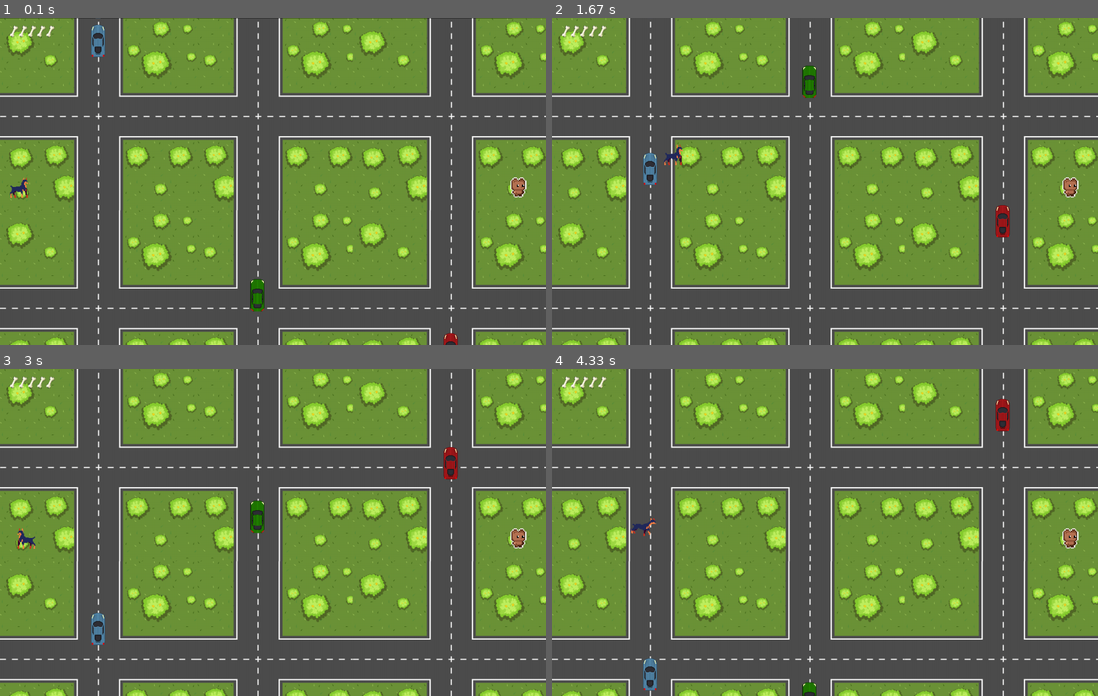
Above: before the commit, frames 1-4 (two rows, left to right).
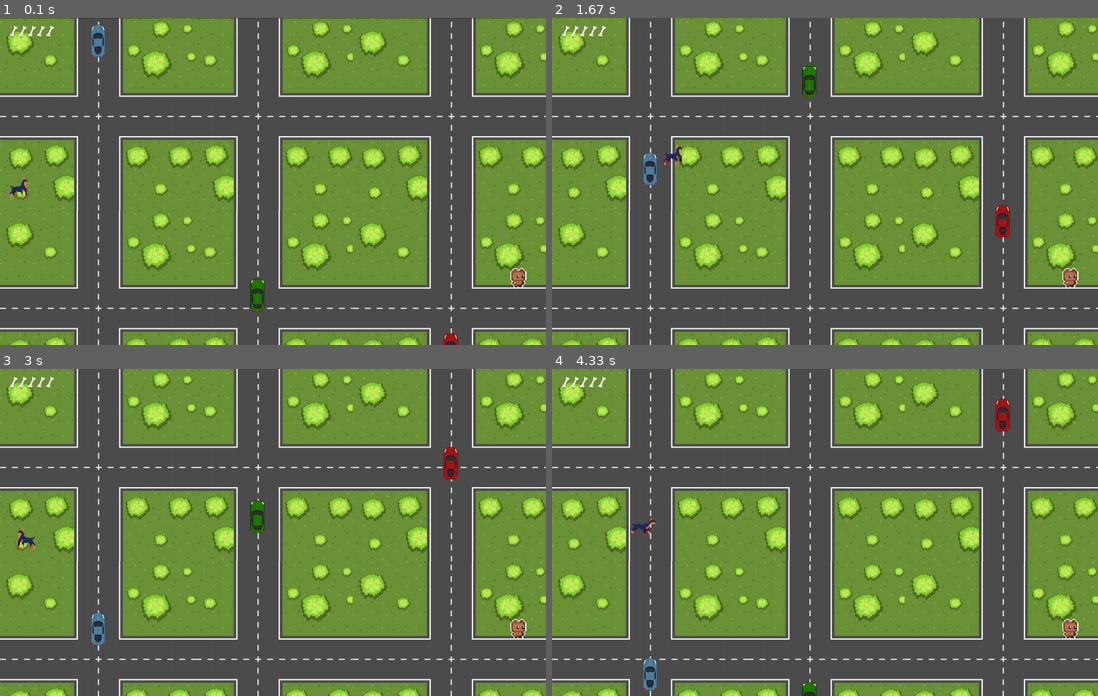
Above: after the commit, the same moments.

Repository: baby-sal/dogtective
Game: pygame game, started from user_interface/game.py
The game is run twice, just before and just after one commit, with the same random seed, the same clock (stepped at 60 frames per second) and the same inputs.
Inputs:
- Up to frame 1 (0.1 s): no input
- Up to frame 2 (1.67 s): hold Right 0.33-0.8 s; hold Up 0.83-1.13 s; hold Right 1.17-1.63 s
- Up to frame 3 (3 s): hold Left 1.67-2.2 s; tap B at 1.82 s; hold Down 2.23-2.53 s; hold Left 2.57-2.97 s
- Up to frame 4 (4.33 s): hold Up 3-3.37 s; tap B at 3.15 s; hold Right 3.4-4.03 s; hold Down from 4.07 s (still down)

The runs differ from the first frame. In frame 1, 0.3% of the frame differs, in the area x 93-97%, y 48-83%; in frame 2, 0.3%; in frame 3, 0.3%; in frame 4, 0.3%.

Commit message:
game.py toy moved which forces user to move up/down. minor changes to environmental.py

Diff:
--- a/logic/components/environmental.py
+++ b/logic/components/environmental.py
@@ -7,6 +7,7 @@
         super().__init__()
         width = image.get_width()
         height = image.get_height()
+        self.name = name
         self.image = pygame.transform.scale(image, (int(width * scale), int(height * scale)))
         self.rect = self.image.get_rect()
         self.rect.topleft = (x, y)
@@ -43,7 +44,7 @@
             # prevents obstacle from going off the edge of the background image
 
     def __str__(self):
-        return f"Name: {self.name}, Damage:{self.speed}, Speed: {self.speed}, "
+        return f"Name: {self.name}, Damage:{self.damage}, Speed: {self.speed}, "
 
 class Collectable(Environmental):
     def __init__(self, name, image, x, y, scale):
--- a/user_interface/game.py
+++ b/user_interface/game.py
@@ -42,7 +42,7 @@
         self.car_group.add(car1, car2, car3)
 
         ball_img = pygame.image.load('../logic/assets/images/objects/toy.png').convert_alpha()
-        self.ball = Collectable("ball", ball_img, 1100, 320, 0.5)
+        self.ball = Collectable("ball", ball_img, 1100, 520, 0.5)
         self.ball_group = pygame.sprite.Group()
         self.ball_group.add(self.ball)
 
